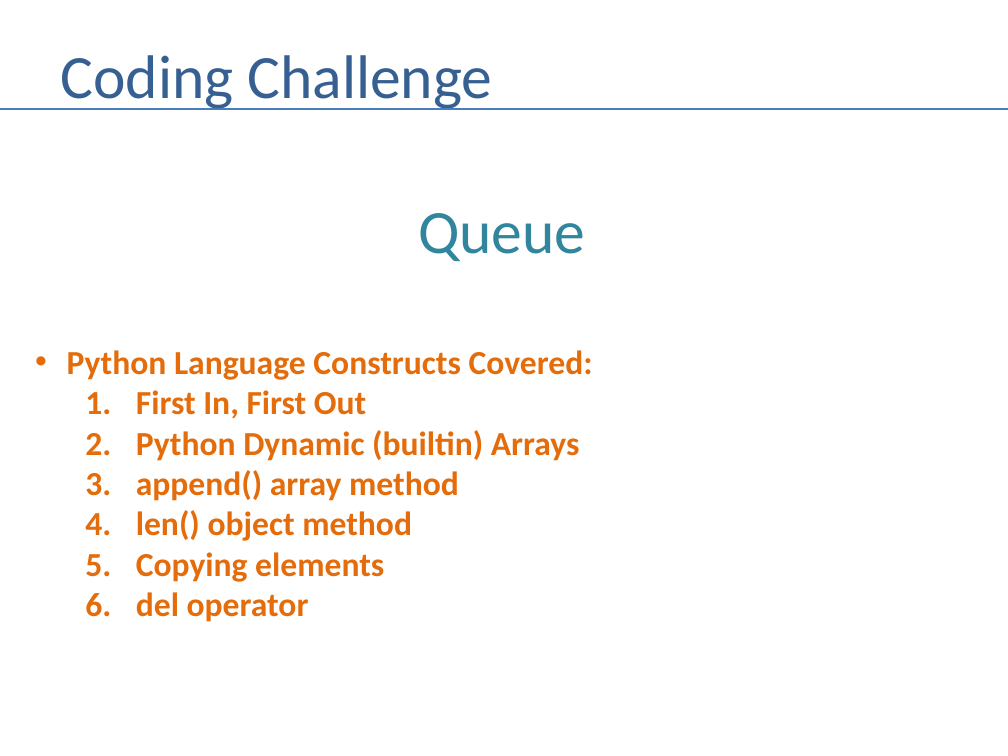
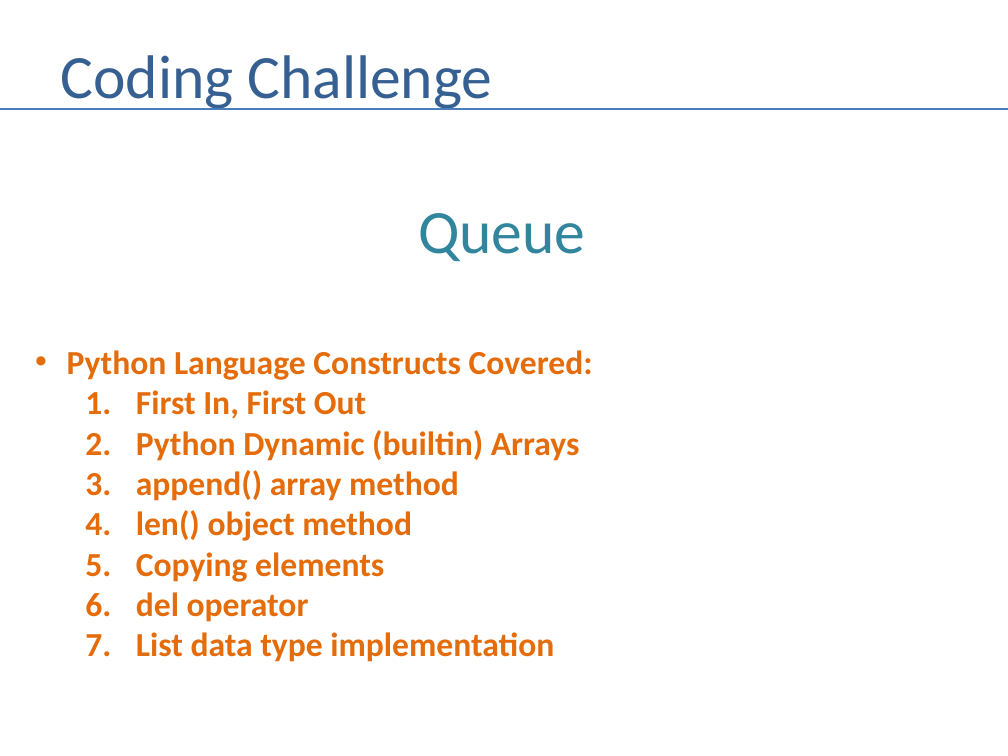
Before and after one commit to andrewferlitsch/Portland-Data-Science-Group, a slide deck: slide 15 of Presentations/Whiteboarding.pptx. Drawn at 1008x756 pixels with LibreOffice and Linux fonts; fonts in the diff are those of the drawing. Boxes give left, top, right and bottom in pixels: in the first picture for what was removed or moved away, otherwise in the second. Text is boxed around its words. In the diff, an @@ line names an element or a change of style, - is before the commit and + after.

```diff
--- a/Presentations/Whiteboarding.pptx
+++ b/Presentations/Whiteboarding.pptx
@@ text at [136,632,554,662]: paragraph added @@
+  7. List data type implementation
```
Also in this commit, not shown: 10 other slides changed, 6 slides added, 1 slide removed, 4 other files.
